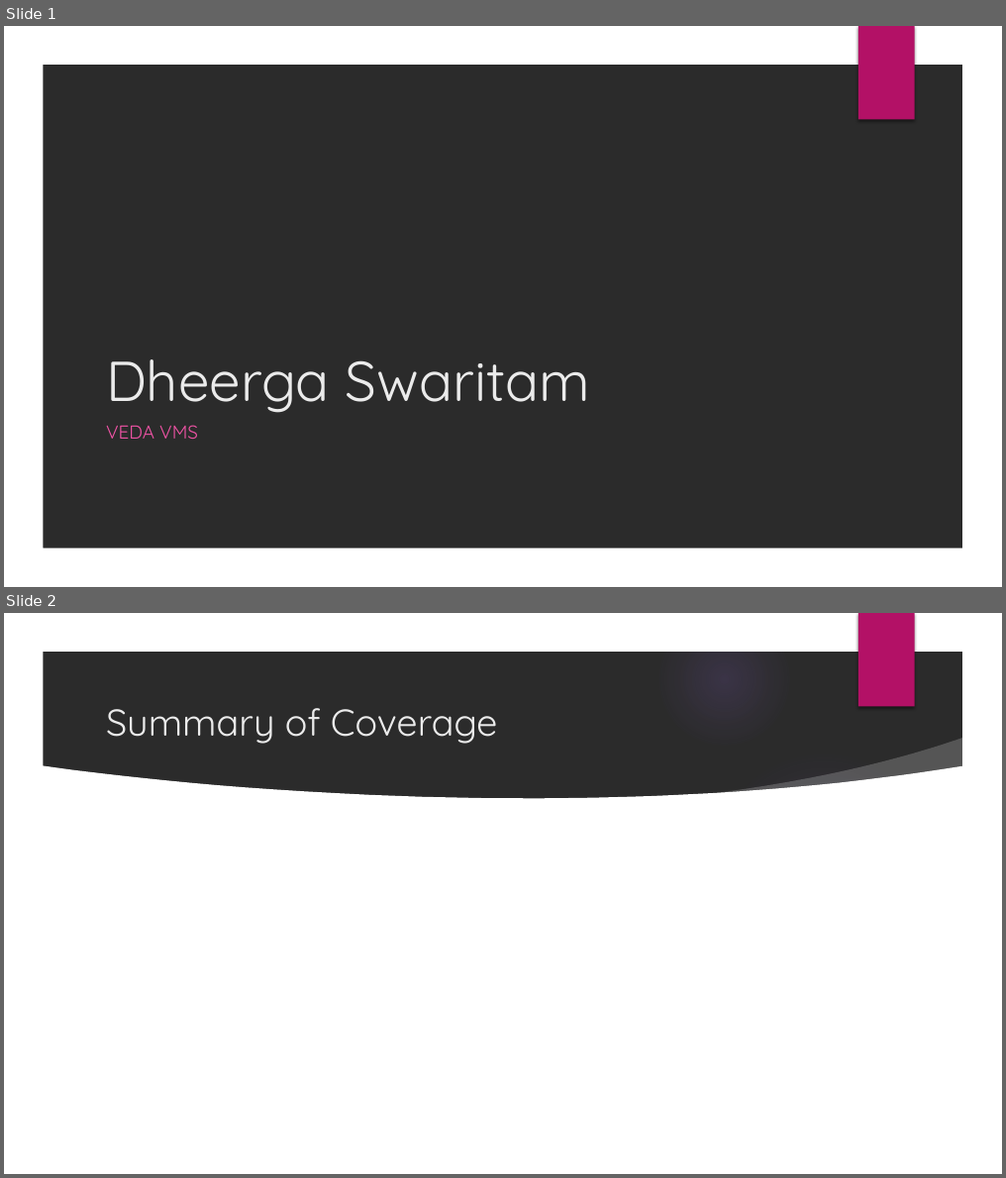
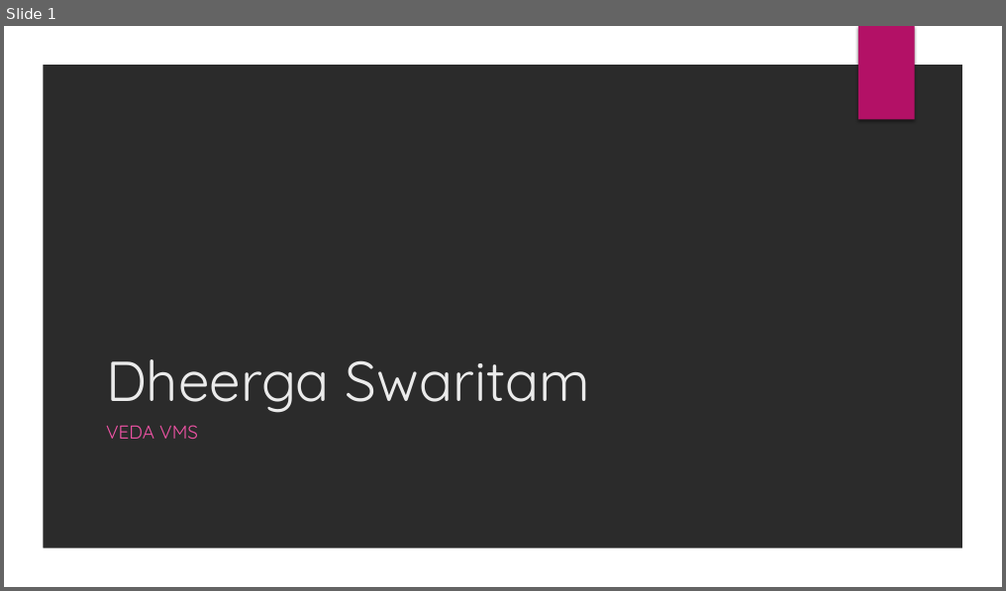
Before and after one commit to KYVeda/texts, a slide deck: Veda Lectures/Dheerga Swaritam.pptx. Shown one above the other, each under a label of ours: slides 1 and 2 before the commit, slide 1 after it. The pictures are 1006x1178 and 1006x591 pixels, drawn with LibreOffice and Linux fonts; fonts in the diff are those of the drawing; background and template pictures are left out; a plain dark background stands for a picture behind light text. Boxes give left, top, right and bottom in pixels: in the first picture for what was removed or moved away, otherwise in the second. Text is boxed around its words. In the diff, an @@ line names an element or a change of style, - is before the commit and + after.

```diff
--- a/Veda Lectures/Dheerga Swaritam.pptx
+++ b/Veda Lectures/Dheerga Swaritam.pptx
@@ slide 2 removed at [4,613,1002,1174], background picture (left out); not listed: 2 template elements that a slide beside it also shows @@
@@ title removed at [106,708,497,744] @@
-Summary of Coverage
@@ group removed at [4,614,971,1174]: 5 ellipses, 2 freeform shapes @@
```
Also in this commit, not shown: 7 slides added, 5 other files.
